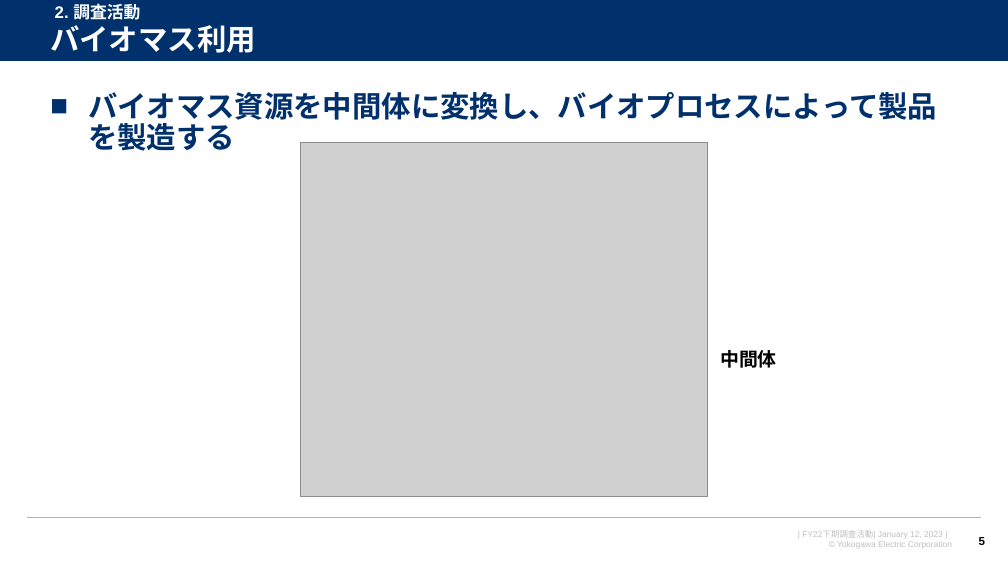
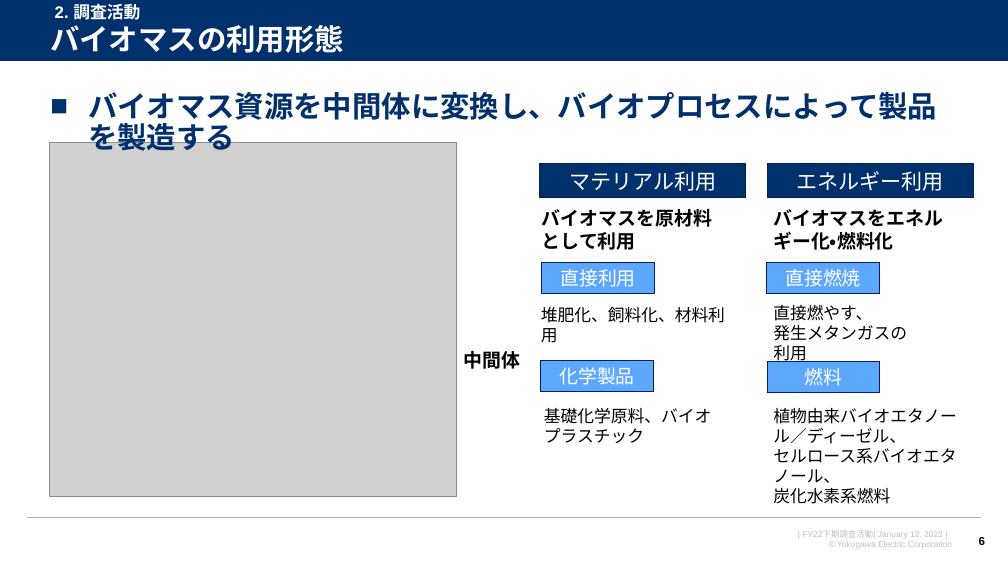
Before and after one commit to watarukumagai-git/denovo, a slide deck: slide 6 of survey_doc/230119_人工酵素設計_進捗報告_rev.0.pptx (slide 5 before the commit). Drawn at 1008x567 pixels with LibreOffice and Linux fonts; fonts in the diff are those of the drawing; grey boxes stand for pictures; background and template pictures are left out. Boxes give left, top, right and bottom in pixels: in the first picture for what was removed or moved away, otherwise in the second. Text is boxed around its words. In the diff, an @@ line names an element or a change of style, - is before the commit and + after.

```diff
--- a/survey_doc/230119_人工酵素設計_進捗報告_rev.0.pptx
+++ b/survey_doc/230119_人工酵素設計_進捗報告_rev.0.pptx
@@ text at <box>50,25,344,53</box>: text changed @@
-バイオマス利用
+バイオマスの利用形態
@@ picture: place and size @@
-picture at <box>300,142,708,497</box>
+picture at <box>49,142,457,497</box>
@@ rectangle added at <box>540,164,746,197</box>, fill #00316C, outline #002450 1 pt, 20 pt, text #FFFFFF @@
+マテリアル利用
@@ rectangle added at <box>768,164,973,197</box>, fill #00316C, outline #002450 1 pt, 20 pt, text #FFFFFF @@
+エネルギー利用
@@ text added at <box>542,209,712,250</box>, 18 pt, text #000000, bold @@
+バイオマスを原材料として利用
@@ text added at <box>773,209,943,250</box>, 18 pt, text #000000, bold @@
+バイオマスをエネルギー化・燃料化
@@ rectangle added at <box>542,263,655,294</box>, fill #5EA7FF, outline #002450 1 pt, 18 pt, text #FFFFFF @@
+直接利用
@@ rectangle added at <box>767,263,879,294</box>, fill #5EA7FF, outline #002450 1 pt, 18 pt, text #FFFFFF @@
+直接燃焼
@@ text added at <box>541,307,725,323</box>, 16 pt, text #000000 @@
+堆肥化、飼料化、材料利用
@@ text added at <box>773,305,907,364</box>, 16 pt, text #000000 @@
+直接燃やす、
+発生メタンガスの利用
@@ text "中間体": place and size @@
-text "中間体" at <box>720,350,777,368</box>
+text "中間体" at <box>463,351,520,369</box>
@@ rectangle added at <box>541,360,653,391</box>, fill #5EA7FF, outline #002450 1 pt, 18 pt, text #FFFFFF @@
+化学製品
@@ rectangle added at <box>768,361,880,392</box>, fill #5EA7FF, outline #002450 1 pt, 18 pt, text #FFFFFF @@
+燃料
@@ text added at <box>544,408,711,443</box>, 16 pt, text #000000 @@
+基礎化学原料、バイオプラスチック
@@ text added at <box>773,408,957,504</box>, 16 pt, text #000000 @@
+植物由来バイオエタノール／ディーゼル、
+セルロース系バイオエタノール、
+炭化水素系燃料
```
Also in this commit, not shown: 8 other slides changed, 5 slides added, 6 slides removed.
